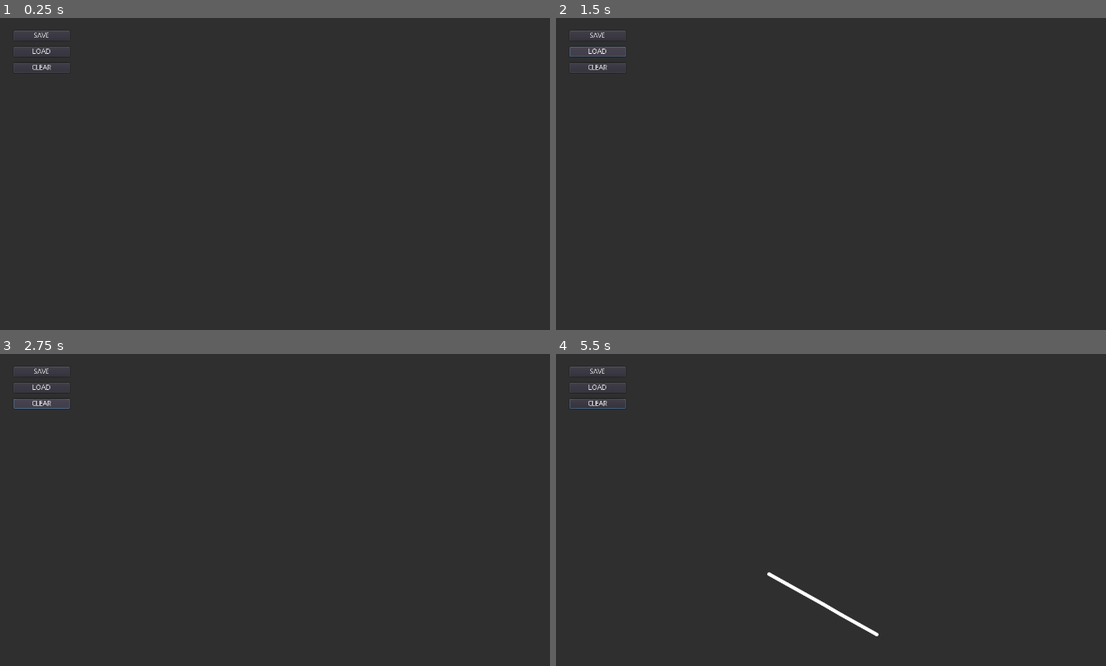
Above: before the commit, frames 1-4 (two rows, left to right).
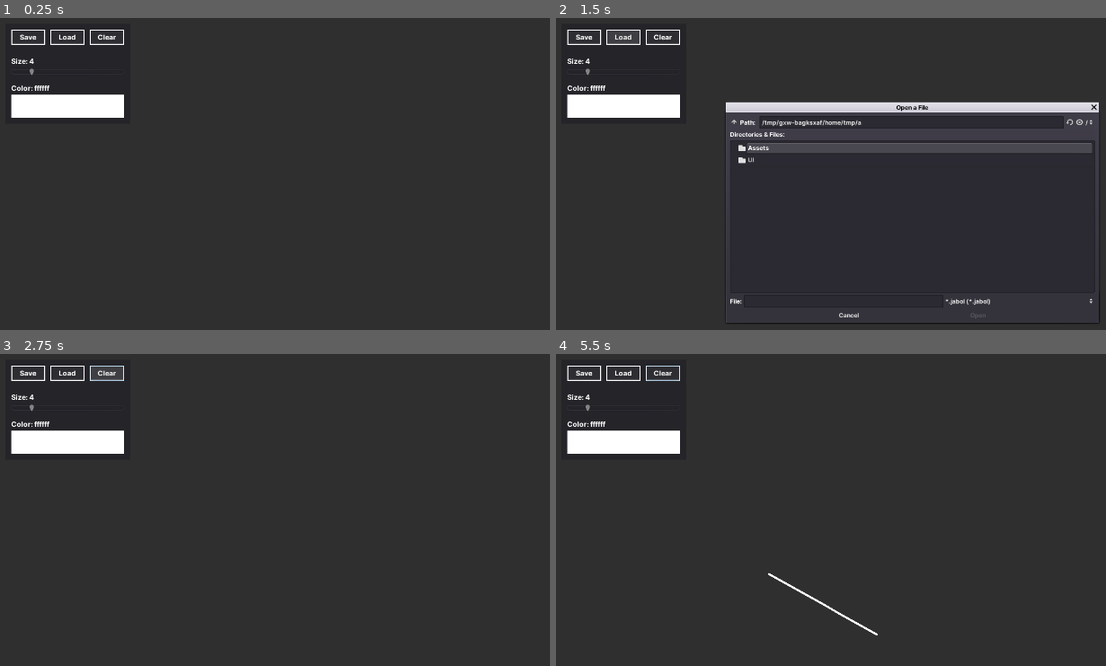
Above: after the commit, the same moments.

Repository: Epsilon0xCell/Lorien
Game: Godot game, scene res://Main.tscn
Two runs of this game, one before a commit and one after it. Both use one fixed random seed, a clock stepped at 60 frames per second and the inputs below.
Inputs (mouse positions are in pixels of both pictures, inside the frame that each line leads up to):
- Up to frame 1 (0.25 s): no input
- Up to frame 2 (1.5 s): click "SAVE" (after the commit: "Save") at 0.5 s; click "LOAD" (after the commit: "Load") at 1.25 s
- Up to frame 3 (2.75 s): click "CLEAR" (after the commit: "Clear") at 2 s
- Up to frame 4 (5.5 s): click "CLEAR" (after the commit: "Clear") at 2.75 s; click "CLEAR" (after the commit: "Clear") at 3.5 s; tap Enter at 4.25 s; move the mouse to (1073, 531) at 4.27 s; click (1073, 531) at 4.42 s; tap Space at 5 s; drag from (770, 572) to (875, 634) at 5.02 s

The runs differ from the first frame. In frame 1, 2.5% of the frame differs, in the area x 1-23%, y 3-32%; in frame 2, 8.1%, in the area x 1-99%, y 3-98%; in frame 3, 2.6%; in frame 4, 2.7%.

Commit message:
Color Picker, File dialogs, brush size

Diff:
--- /dev/null
+++ b/jabol/Assets/Fonts/font_12.tres
@@ -0,0 +1,9 @@
+[gd_resource type="DynamicFont" load_steps=2 format=2]
+
+[ext_resource path="res://Assets/Fonts/Inter-Bold.ttf" type="DynamicFontData" id=1]
+
+[resource]
+size = 12
+use_mipmaps = true
+use_filter = true
+font_data = ExtResource( 1 )
--- /dev/null
+++ b/jabol/Assets/Fonts/font_14.tres
@@ -0,0 +1,9 @@
+[gd_resource type="DynamicFont" load_steps=2 format=2]
+
+[ext_resource path="res://Assets/Fonts/Inter-Bold.ttf" type="DynamicFontData" id=1]
+
+[resource]
+size = 14
+use_mipmaps = true
+use_filter = true
+font_data = ExtResource( 1 )
--- /dev/null
+++ b/jabol/Config.gd
@@ -0,0 +1,5 @@
+class_name Config
+
+const DEFAULT_COLOR 				:= Color.white
+const DEFAULT_BRUSH_SIZE			:= 4
+const DEFAULT_FILE_DIALOG_FOLDER 	:= "C:/Users/mbrla/Desktop/JabolFiles"
--- a/jabol/JabolCanvas.gd
+++ b/jabol/JabolCanvas.gd
@@ -8,13 +8,15 @@
 var _last_mouse_motion: InputEventMouseMotion
 var _current_line: Line2D
 var _current_zoom_level = 1
+var _current_brush_color := Color.white
+var _current_brush_size := 4
 
 # -------------------------------------------------------------------------------------------------
-func _input(event: InputEvent) -> void:
+func _unhandled_input(event: InputEvent) -> void:
 	if event is InputEventMouseButton:
 		if event.button_index == BUTTON_LEFT:
 			if event.pressed:
-				start_new_line()
+				start_new_line(_current_brush_color, _current_brush_size)
 			else:
 				end_line()
 	elif event is InputEventMouseMotion:
@@ -33,11 +35,11 @@
 		undo_last_line()
 
 # -------------------------------------------------------------------------------------------------
-func start_new_line(color: Color = Color.white) -> void:
+func start_new_line(brush_color: Color, brush_size: float = 6) -> void:
 	_current_line = Line2D.new()
-	_current_line.width = 6
-	_current_line.antialiased = true
-	_current_line.default_color = color
+	#_current_line.antialiased = true
+	_current_line.default_color = brush_color
+	_current_line.width = brush_size
 	_current_line.begin_cap_mode = Line2D.LINE_CAP_ROUND
 	_current_line.end_cap_mode = Line2D.LINE_CAP_ROUND
 	_current_line.joint_mode = Line2D.LINE_JOINT_ROUND
@@ -62,6 +64,14 @@
 		remove_child(lines.pop_back())
 
 # -------------------------------------------------------------------------------------------------
+func set_brush_color(color: Color) -> void:
+	_current_brush_color = color
+
+# -------------------------------------------------------------------------------------------------
+func set_brush_size(size: float) -> void:
+	_current_brush_size = size
+
+# -------------------------------------------------------------------------------------------------
 func clear() -> void:
 	for l in lines:
 		remove_child(l)
--- a/jabol/Main.gd
+++ b/jabol/Main.gd
@@ -1,17 +1,23 @@
 extends Control
 
 # -------------------------------------------------------------------------------------------------
-const FILENAME = "C:/Users/mbrla/Desktop/lol.jabol"
-
 onready var _jabol: JabolCanvas = $ViewportContainer/Viewport
 
 # -------------------------------------------------------------------------------------------------
-func _on_SaveButton_pressed():
-	JabolIO.save_file(FILENAME, _jabol.lines)
+func _on_UI_brush_color_changed(color: Color) -> void:
+	_jabol.set_brush_color(color)
 
 # -------------------------------------------------------------------------------------------------
-func _on_LoadButton_pressed():
-	var result: Array = JabolIO.load_file(FILENAME)
+func _on_UI_brush_size_changed(size: float) -> void:
+	_jabol.set_brush_size(size)
+
+# -------------------------------------------------------------------------------------------------
+func _on_UI_clear_canvas() -> void:
+	_jabol.clear()
+
+# -------------------------------------------------------------------------------------------------
+func _on_UI_load_project(filepath: String) -> void:
+	var result: Array = JabolIO.load_file(filepath)
 	_jabol.clear()
 	for line in result:
 		_jabol.start_new_line(line.color)
@@ -20,5 +26,5 @@
 		_jabol.end_line()
 
 # -------------------------------------------------------------------------------------------------
-func _on_ClearButton_pressed():
-	_jabol.clear()
+func _on_UI_save_project(filepath: String) -> void:
+	JabolIO.save_file(filepath, _jabol.lines)
--- a/jabol/Main.tscn
+++ b/jabol/Main.tscn
@@ -1,13 +1,14 @@
-[gd_scene load_steps=4 format=2]
+[gd_scene load_steps=5 format=2]
 
 [ext_resource path="res://Main.gd" type="Script" id=1]
 [ext_resource path="res://EditorCamera.gd" type="Script" id=2]
 [ext_resource path="res://JabolCanvas.gd" type="Script" id=3]
+[ext_resource path="res://UI/UI.tscn" type="PackedScene" id=4]
 
 [node name="Main" type="Control"]
 anchor_right = 1.0
 anchor_bottom = 1.0
-mouse_filter = 1
+mouse_filter = 2
 script = ExtResource( 1 )
 __meta__ = {
 "_edit_use_anchors_": false
@@ -16,14 +17,13 @@
 [node name="ViewportContainer" type="ViewportContainer" parent="."]
 anchor_right = 1.0
 anchor_bottom = 1.0
-mouse_filter = 1
+mouse_filter = 2
 __meta__ = {
 "_edit_use_anchors_": false
 }
 
 [node name="Viewport" type="Viewport" parent="ViewportContainer"]
 size = Vector2( 1920, 1080 )
-handle_input_locally = false
 usage = 0
 render_target_update_mode = 3
 script = ExtResource( 3 )
@@ -33,41 +33,14 @@
 current = true
 script = ExtResource( 2 )
 
-[node name="Buttons" type="VBoxContainer" parent="."]
-margin_left = 33.0
-margin_top = 31.0
-margin_right = 145.0
-margin_bottom = 83.0
-custom_constants/separation = 12
-alignment = 1
-__meta__ = {
-"_edit_group_": true,
-"_edit_use_anchors_": false
-}
+[node name="UI" parent="." instance=ExtResource( 4 )]
+margin_left = 16.449
+margin_top = 17.449
+margin_right = 266.449
+margin_bottom = 217.449
 
-[node name="SaveButton" type="Button" parent="Buttons"]
-margin_right = 112.0
-margin_bottom = 20.0
-text = "SAVE"
-__meta__ = {
-"_edit_use_anchors_": false
-}
-
-[node name="LoadButton" type="Button" parent="Buttons"]
-margin_top = 32.0
-margin_right = 112.0
-margin_bottom = 52.0
-text = "LOAD"
-
-[node name="ClearButton" type="Button" parent="Buttons"]
-margin_top = 64.0
-margin_right = 112.0
-margin_bottom = 84.0
-text = "CLEAR"
-__meta__ = {
-"_edit_use_anchors_": false
-}
-
-[connection signal="pressed" from="Buttons/SaveButton" to="." method="_on_SaveButton_pressed"]
-[connection signal="pressed" from="Buttons/LoadButton" to="." method="_on_LoadButton_pressed"]
-[connection signal="pressed" from="Buttons/ClearButton" to="." method="_on_ClearButton_pressed"]
+[connection signal="brush_color_changed" from="UI" to="." method="_on_UI_brush_color_changed"]
+[connection signal="brush_size_changed" from="UI" to="." method="_on_UI_brush_size_changed"]
+[connection signal="clear_canvas" from="UI" to="." method="_on_UI_clear_canvas"]
+[connection signal="load_project" from="UI" to="." method="_on_UI_load_project"]
+[connection signal="save_project" from="UI" to="." method="_on_UI_save_project"]
--- /dev/null
+++ b/jabol/UI/Themes/theme_dark.tres
@@ -0,0 +1,66 @@
+[gd_resource type="Theme" load_steps=6 format=2]
+
+[ext_resource path="res://Assets/Fonts/font_14.tres" type="DynamicFont" id=1]
+
+[sub_resource type="StyleBoxFlat" id=1]
+content_margin_left = 6.0
+content_margin_right = 6.0
+content_margin_top = 6.0
+content_margin_bottom = 6.0
+bg_color = Color( 1, 1, 1, 0.117647 )
+border_width_left = 2
+border_width_top = 2
+border_width_right = 2
+border_width_bottom = 2
+border_color = Color( 1, 1, 1, 1 )
+
+[sub_resource type="StyleBoxFlat" id=2]
+content_margin_left = 6.0
+content_margin_right = 6.0
+content_margin_top = 6.0
+content_margin_bottom = 6.0
+bg_color = Color( 1, 1, 1, 0.0392157 )
+border_width_left = 2
+border_width_top = 2
+border_width_right = 2
+border_width_bottom = 2
+border_color = Color( 1, 1, 1, 1 )
+
+[sub_resource type="StyleBoxFlat" id=3]
+content_margin_left = 6.0
+content_margin_right = 6.0
+content_margin_top = 6.0
+content_margin_bottom = 6.0
+bg_color = Color( 1, 1, 1, 0.196078 )
+border_width_left = 2
+border_width_top = 2
+border_width_right = 2
+border_width_bottom = 2
+border_color = Color( 1, 1, 1, 1 )
+
+[sub_resource type="StyleBoxEmpty" id=4]
+
+[resource]
+default_font = ExtResource( 1 )
+Button/colors/font_color = Color( 1, 1, 1, 1 )
+Button/colors/font_color_disabled = Color( 0.9, 0.9, 0.9, 0.2 )
+Button/colors/font_color_hover = Color( 0.941176, 0.941176, 0.941176, 1 )
+Button/colors/font_color_pressed = Color( 1, 1, 1, 1 )
+Button/constants/hseparation = 2
+Button/fonts/font = null
+Button/styles/disabled = null
+Button/styles/focus = null
+Button/styles/hover = SubResource( 1 )
+Button/styles/normal = SubResource( 2 )
+Button/styles/pressed = SubResource( 3 )
+HScrollBar/icons/decrement = null
+HScrollBar/icons/decrement_highlight = null
+HScrollBar/icons/increment = null
+HScrollBar/icons/increment_highlight = null
+HScrollBar/styles/grabber = null
+HScrollBar/styles/grabber_highlight = null
+HScrollBar/styles/grabber_pressed = null
+HScrollBar/styles/scroll = null
+HScrollBar/styles/scroll_focus = null
+HSeparator/constants/separation = 4
+HSeparator/styles/separator = SubResource( 4 )
--- /dev/null
+++ b/jabol/UI/Themes/theme_dark_color_picker.tres
@@ -0,0 +1,19 @@
+[gd_resource type="Theme" load_steps=3 format=2]
+
+[ext_resource path="res://Assets/Fonts/font_12.tres" type="DynamicFont" id=1]
+
+[sub_resource type="StyleBoxEmpty" id=1]
+
+[resource]
+default_font = ExtResource( 1 )
+Button/colors/font_color = Color( 0.88, 0.88, 0.88, 1 )
+Button/colors/font_color_disabled = Color( 0.9, 0.9, 0.9, 0.2 )
+Button/colors/font_color_hover = Color( 0.94, 0.94, 0.94, 1 )
+Button/colors/font_color_pressed = Color( 1, 1, 1, 1 )
+Button/constants/hseparation = 2
+Button/fonts/font = null
+Button/styles/disabled = SubResource( 1 )
+Button/styles/focus = SubResource( 1 )
+Button/styles/hover = SubResource( 1 )
+Button/styles/normal = SubResource( 1 )
+Button/styles/pressed = SubResource( 1 )
--- /dev/null
+++ b/jabol/UI/Themes/theme_dark_file_dialog.tres
@@ -0,0 +1,19 @@
+[gd_resource type="Theme" load_steps=3 format=2]
+
+[ext_resource path="res://Assets/Fonts/font_12.tres" type="DynamicFont" id=1]
+
+[sub_resource type="StyleBoxEmpty" id=1]
+
+[resource]
+default_font = ExtResource( 1 )
+Button/colors/font_color = Color( 0.88, 0.88, 0.88, 1 )
+Button/colors/font_color_disabled = Color( 0.9, 0.9, 0.9, 0.2 )
+Button/colors/font_color_hover = Color( 0.94, 0.94, 0.94, 1 )
+Button/colors/font_color_pressed = Color( 1, 1, 1, 1 )
+Button/constants/hseparation = 2
+Button/fonts/font = null
+Button/styles/disabled = SubResource( 1 )
+Button/styles/focus = SubResource( 1 )
+Button/styles/hover = SubResource( 1 )
+Button/styles/normal = SubResource( 1 )
+Button/styles/pressed = SubResource( 1 )
--- /dev/null
+++ b/jabol/UI/UI.gd
@@ -0,0 +1,58 @@
+extends Panel
+
+# -------------------------------------------------------------------------------------------------
+signal brush_size_changed(size)
+signal brush_color_changed(color)
+signal clear_canvas()
+signal save_project(filepath)
+signal load_project(filepath)
+
+# -------------------------------------------------------------------------------------------------
+onready var _save_file_dialog: FileDialog = $SaveFileDialog
+onready var _load_file_dialog: FileDialog = $LoadFileDialog
+onready var _color_picker_button: ColorPickerButton = $MarginContainer/VBoxContainer/ColorPickerButton
+onready var _color_label: Label = $MarginContainer/VBoxContainer/ColorLabel
+onready var _size_label: Label = $MarginContainer/VBoxContainer/SizeLabel
+
+# -------------------------------------------------------------------------------------------------
+func _ready() -> void:
+	_save_file_dialog.access = FileDialog.ACCESS_FILESYSTEM
+	_save_file_dialog.mode = FileDialog.MODE_SAVE_FILE
+	_save_file_dialog.current_dir = Config.DEFAULT_FILE_DIALOG_FOLDER
+	_save_file_dialog.filters = ["*.jabol"]
+
+	_load_file_dialog.access = FileDialog.ACCESS_FILESYSTEM
+	_load_file_dialog.mode = FileDialog.MODE_OPEN_FILE
+	_load_file_dialog.current_dir = Config.DEFAULT_FILE_DIALOG_FOLDER
+	_load_file_dialog.filters = ["*.jabol"]
+
+# -------------------------------------------------------------------------------------------------
+func _on_ColorPickerButton_color_changed(color: Color) -> void:
+	_color_label.text = "Color: #%s" % color.to_html(false)
+	emit_signal("brush_color_changed", color)
+
+# -------------------------------------------------------------------------------------------------
+func _on_SizeSlider_value_changed(value: float) -> void:
+	_size_label.text = "Size: %d" % int(value)
+	emit_signal("brush_size_changed", value)
+
+# -------------------------------------------------------------------------------------------------
+func _on_SaveButton_pressed() -> void:
+	_save_file_dialog.popup_centered()
+
+# -------------------------------------------------------------------------------------------------
+func _on_LoadButton_pressed() -> void:
+	# TODO: ask user to save current project
+	_load_file_dialog.popup_centered()
+
+# -------------------------------------------------------------------------------------------------
+func _on_ClearButton_pressed() -> void:
+	emit_signal("clear_canvas")
+
+# -------------------------------------------------------------------------------------------------
+func _on_SaveFileDialog_file_selected(path: String) -> void:
+	emit_signal("save_project", path)
+
+# -------------------------------------------------------------------------------------------------
+func _on_LoadFileDialog_file_selected(path: String) -> void:
+	emit_signal("load_project", path)
--- /dev/null
+++ b/jabol/UI/UI.tscn
@@ -0,0 +1,124 @@
+[gd_scene load_steps=5 format=2]
+
+[ext_resource path="res://UI/Themes/theme_dark.tres" type="Theme" id=1]
+[ext_resource path="res://UI/Themes/theme_dark_color_picker.tres" type="Theme" id=2]
+[ext_resource path="res://UI/UI.gd" type="Script" id=3]
+[ext_resource path="res://UI/Themes/theme_dark_file_dialog.tres" type="Theme" id=4]
+
+[node name="UI" type="Panel"]
+margin_right = 250.0
+margin_bottom = 200.0
+rect_min_size = Vector2( 250, 200 )
+theme = ExtResource( 1 )
+script = ExtResource( 3 )
+__meta__ = {
+"_edit_use_anchors_": false
+}
+
+[node name="MarginContainer" type="MarginContainer" parent="."]
+anchor_right = 1.0
+anchor_bottom = 1.0
+custom_constants/margin_right = 12
+custom_constants/margin_top = 12
+custom_constants/margin_left = 12
+custom_constants/margin_bottom = 12
+__meta__ = {
+"_edit_use_anchors_": false
+}
+
+[node name="VBoxContainer" type="VBoxContainer" parent="MarginContainer"]
+margin_left = 12.0
+margin_top = 12.0
+margin_right = 238.0
+margin_bottom = 188.0
+__meta__ = {
+"_edit_use_anchors_": false
+}
+
+[node name="HBoxContainer" type="HBoxContainer" parent="MarginContainer/VBoxContainer"]
+margin_right = 226.0
+margin_bottom = 30.0
+size_flags_horizontal = 3
+custom_constants/separation = 10
+
+[node name="SaveButton" type="Button" parent="MarginContainer/VBoxContainer/HBoxContainer"]
+margin_right = 68.0
+margin_bottom = 30.0
+size_flags_horizontal = 3
+text = "Save"
+
+[node name="LoadButton" type="Button" parent="MarginContainer/VBoxContainer/HBoxContainer"]
+margin_left = 78.0
+margin_right = 147.0
+margin_bottom = 30.0
+size_flags_horizontal = 3
+text = "Load"
+
+[node name="ClearButton" type="Button" parent="MarginContainer/VBoxContainer/HBoxContainer"]
+margin_left = 157.0
+margin_right = 226.0
+margin_bottom = 30.0
+size_flags_horizontal = 3
+text = "Clear"
+
+[node name="HSeparator" type="HSeparator" parent="MarginContainer/VBoxContainer"]
+margin_top = 34.0
+margin_right = 226.0
+margin_bottom = 50.0
+custom_constants/separation = 16
+
+[node name="SizeLabel" type="Label" parent="MarginContainer/VBoxContainer"]
+margin_top = 54.0
+margin_right = 226.0
+margin_bottom = 72.0
+text = "Size: 4"
+
+[node name="SizeSlider" type="HSlider" parent="MarginContainer/VBoxContainer"]
+margin_top = 76.0
+margin_right = 226.0
+margin_bottom = 92.0
+min_value = 1.0
+max_value = 20.0
+value = 4.0
+
+[node name="HSeparator2" type="HSeparator" parent="MarginContainer/VBoxContainer"]
+margin_top = 96.0
+margin_right = 226.0
+margin_bottom = 104.0
+custom_constants/separation = 8
+
+[node name="ColorLabel" type="Label" parent="MarginContainer/VBoxContainer"]
+margin_top = 108.0
+margin_right = 226.0
+margin_bottom = 126.0
+text = "Color: ffffff"
+
+[node name="ColorPickerButton" type="ColorPickerButton" parent="MarginContainer/VBoxContainer"]
+margin_top = 130.0
+margin_right = 226.0
+margin_bottom = 176.0
+size_flags_horizontal = 3
+size_flags_vertical = 3
+theme = ExtResource( 2 )
+color = Color( 1, 1, 1, 1 )
+edit_alpha = false
+
+[node name="SaveFileDialog" type="FileDialog" parent="."]
+margin_right = 749.0
+margin_bottom = 421.0
+theme = ExtResource( 4 )
+resizable = true
+
+[node name="LoadFileDialog" type="FileDialog" parent="."]
+margin_right = 747.0
+margin_bottom = 422.0
+theme = ExtResource( 4 )
+resizable = true
+
+[connection signal="pressed" from="MarginContainer/VBoxContainer/HBoxContainer/SaveButton" to="." method="_on_SaveButton_pressed"]
+[connection signal="pressed" from="MarginContainer/VBoxContainer/HBoxContainer/LoadButton" to="." method="_on_LoadButton_pressed"]
+[connection signal="pressed" from="MarginContainer/VBoxContainer/HBoxContainer/ClearButton" to="." method="_on_ClearButton_pressed"]
+[connection signal="value_changed" from="MarginContainer/VBoxContainer/SizeSlider" to="." method="_on_SizeSlider_value_changed"]
+[connection signal="color_changed" from="MarginContainer/VBoxContainer/ColorPickerButton" to="." method="_on_ColorPickerButton_color_changed"]
+[connection signal="file_selected" from="SaveFileDialog" to="." method="_on_SaveFileDialog_file_selected"]
+[connection signal="file_selected" from="LoadFileDialog" to="." method="_on_LoadFileDialog_file_selected"]
--- a/jabol/default_env.tres
+++ /dev/null
@@ -1,7 +0,0 @@
-[gd_resource type="Environment" load_steps=2 format=2]
-
-[sub_resource type="ProceduralSky" id=1]
-
-[resource]
-background_mode = 2
-background_sky = SubResource( 1 )
--- a/jabol/project.godot
+++ b/jabol/project.godot
@@ -9,6 +9,11 @@
 config_version=4
 
 _global_script_classes=[ {
+"base": "Reference",
+"class": "Config",
+"language": "GDScript",
+"path": "res://Config.gd"
+}, {
 "base": "Viewport",
 "class": "JabolCanvas",
 "language": "GDScript",
@@ -20,6 +25,7 @@
 "path": "res://LineData.gd"
 } ]
 _global_script_class_icons={
+"Config": "",
 "JabolCanvas": "",
 "LineData": ""
 }
@@ -28,7 +34,7 @@
 
 config/name="Jabol"
 run/main_scene="res://Main.tscn"
-config/icon="res://icon.png"
+config/icon="res://Assets/icon.png"
 
 [autoload]
 
@@ -41,6 +47,7 @@
 window/size/test_width=1440
 window/size/test_height=810
 window/dpi/allow_hidpi=true
+window/stretch/aspect="expand"
 
 [input]
 
@@ -57,4 +64,3 @@
 [rendering]
 
 environment/default_clear_color=Color( 0.184314, 0.184314, 0.184314, 1 )
-environment/default_environment="res://default_env.tres"
Binary file added: jabol/Assets/Fonts/Inter-Bold.ttf
Binary file added: jabol/Assets/Fonts/Inter-Regular.ttf
Renamed: jabol/icon.png -> jabol/Assets/icon.png
Not shown, changed: jabol/Assets/icon.png.import
